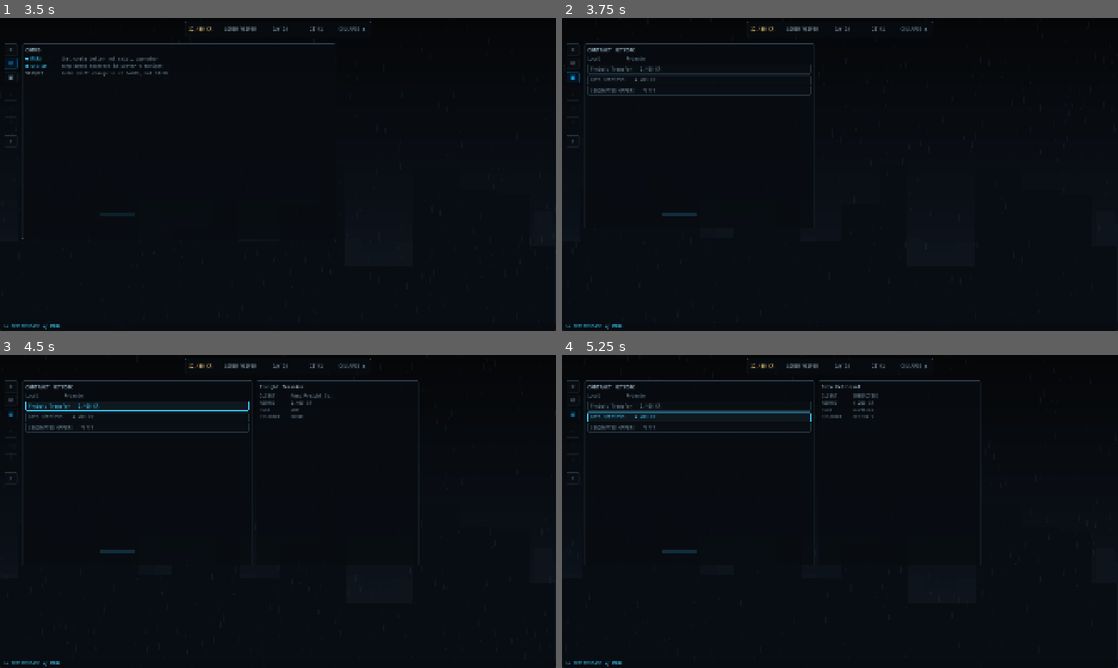
Above: before the commit, frames 1-4 (two rows, left to right).
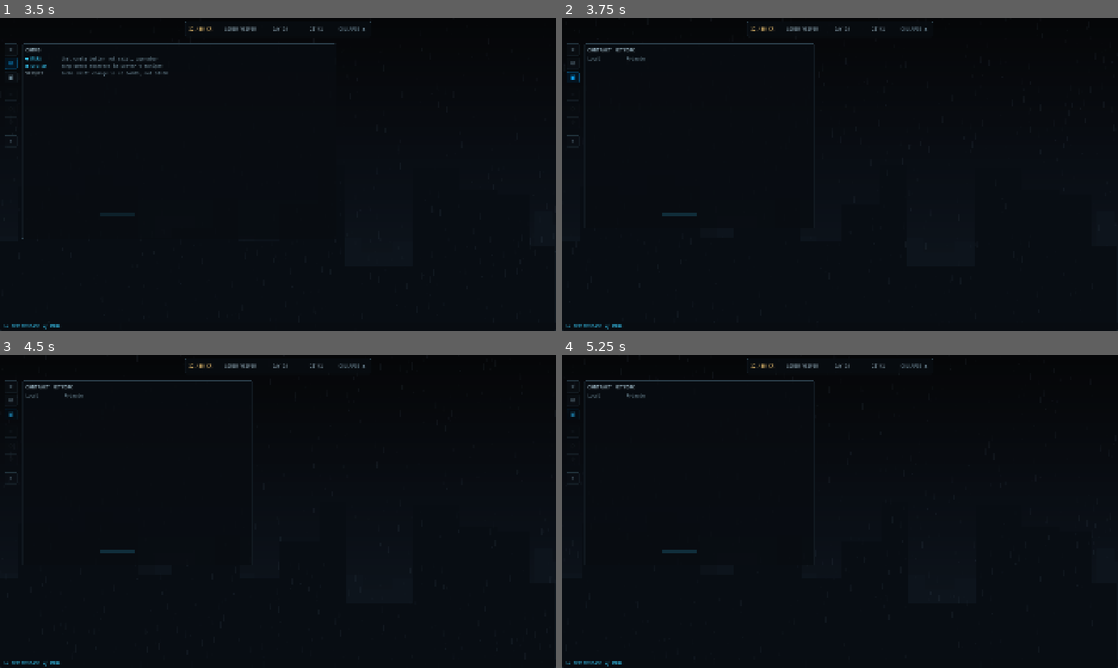
Above: after the commit, the same moments.

Repository: merlinbr/operator
Game: Godot game, scene res://scenes/main/main.tscn
Same seed, same stepped clock (60 frames per second), same inputs: the game is played once before the commit and once after it.
Inputs (mouse positions are in pixels of both pictures, inside the frame that each line leads up to):
- Up to frame 1 (3.5 s): click "COLLAPSE ▲" at 0.5 s; click "EXPAND ▼" at 1.25 s; click "◈" at 2 s; click "✉" at 2.75 s
- Up to frame 2 (3.75 s): click "▣" at 3.5 s
- Up to frame 3 (4.5 s): click (139, 405) at 4.25 s, where only the run before the commit has a clickable "Freight Transfer 1,400 CR"
- Up to frame 4 (5.25 s): click (701, 417) at 5 s, where only the run before the commit has a clickable "Data Retrieval 4,200 CR"

Frame 1 is identical in both runs. In frame 2, 0.7% of the frame differs, in the area x 4-45%, y 14-25%; in frame 3, 1.1%; in frame 4, 1.4%, in the area x 4-76%, y 8-25%.
Error after the commit: Invalid access to property or key 'is_playable' on a base object of type 'Dictionary'. (res://scenes/modules/contracts/contracts_panel.gd:55)

Commit message:
feat: render contract network states

Diff:
--- a/scenes/modules/contracts/contracts_panel.gd
+++ b/scenes/modules/contracts/contracts_panel.gd
@@ -1,7 +1,7 @@
 extends PanelContainer
 ## Contracts module: the contract network list.
 
-signal contract_selected(contract: Dictionary)
+signal contract_selected(contract_id: StringName)
 
 const GameStateScript := preload("res://autoload/game_state.gd")
 const COLOR_DIM := Color(0.43529, 0.5451, 0.60392, 1)
@@ -39,20 +39,30 @@
 	_build_children()
 	var contracts: Array = data if data is Array else []
 	for child in _rows_box.get_children():
-		child.queue_free()
+		child.free()
 	for contract: Dictionary in contracts:
 		var btn := Button.new()
 		btn.text = _row_text(contract)
 		btn.alignment = HORIZONTAL_ALIGNMENT_LEFT
 		btn.focus_mode = Control.FOCUS_NONE
-		btn.pressed.connect(_on_row.bind(contract))
+		var selectable: bool = contract.is_playable and contract.status in [&"available", &"active"]
+		btn.disabled = not selectable
+		if selectable:
+			btn.pressed.connect(_on_row.bind(contract.id))
 		_rows_box.add_child(btn)
 
 func _row_text(contract: Dictionary) -> String:
-	var reward := "?????" if contract.encrypted else GameStateScript.format_credits(contract.reward_credits) + " CR"
-	return "%s   %s" % [contract.title, reward]
+	if not contract.is_playable:
+		return "%s   NETWORK OFFLINE" % contract.title
+	match contract.status:
+		&"active":
+			return "ACTIVE // " + contract.title
+		&"completed":
+			return "COMPLETED // " + contract.title
+		&"failed":
+			return "FAILED // " + contract.title
+		_:
+			return "%s   %s CR" % [contract.title, GameStateScript.format_credits(contract.reward_credits)]
 
-func _on_row(contract: Dictionary) -> void:
-	if contract.encrypted:
-		return # cannot open an encrypted offer yet
-	contract_selected.emit(contract)
+func _on_row(contract_id: StringName) -> void:
+	contract_selected.emit(contract_id)
--- a/tests/test_contracts.gd
+++ b/tests/test_contracts.gd
@@ -11,8 +11,8 @@
 	var panel := ContractsPanel.instantiate()
 	root.add_child(panel)
 
-	var seen_id: StringName = &""
-	panel.contract_selected.connect(func(id: StringName) -> void: seen_id = id)
+	var seen_id := [&""]
+	panel.contract_selected.connect(func(id: StringName) -> void: seen_id[0] = id)
 	panel.setup(gs, gs.contracts)
 
 	var buttons: Array[Button] = []
@@ -27,7 +27,7 @@
 	check(buttons[2].disabled and buttons[2].text.contains("NETWORK OFFLINE"),
 		"encrypted offer is visibly unavailable")
 	buttons[0].pressed.emit()
-	check(seen_id == &"cold_chain_delivery", "C-1042 emits only its ID")
+	check(seen_id[0] == &"cold_chain_delivery", "C-1042 emits only its ID")
 
 	var active_contracts: Array = gs.contracts.duplicate(true)
 	active_contracts[0].status = &"active"
